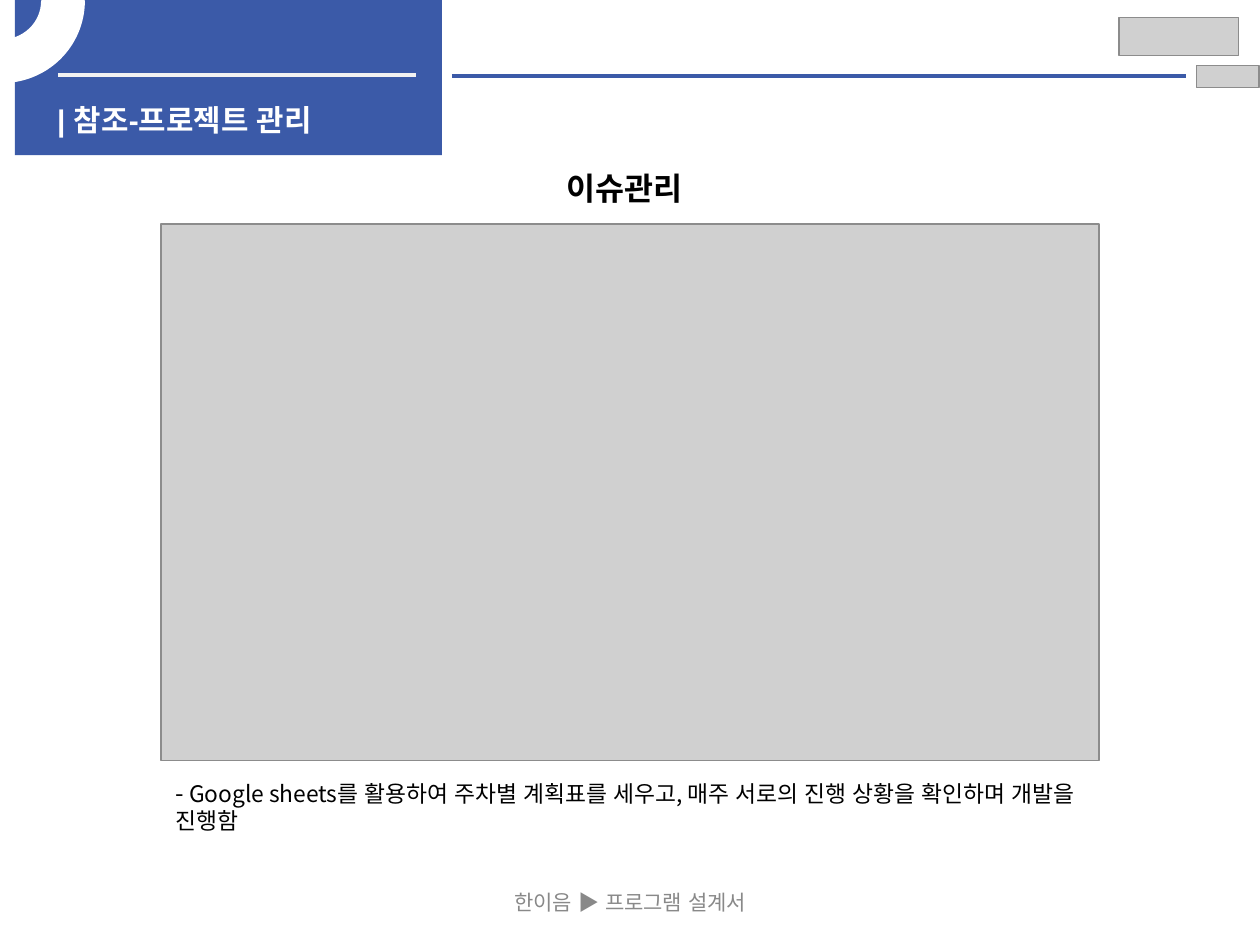
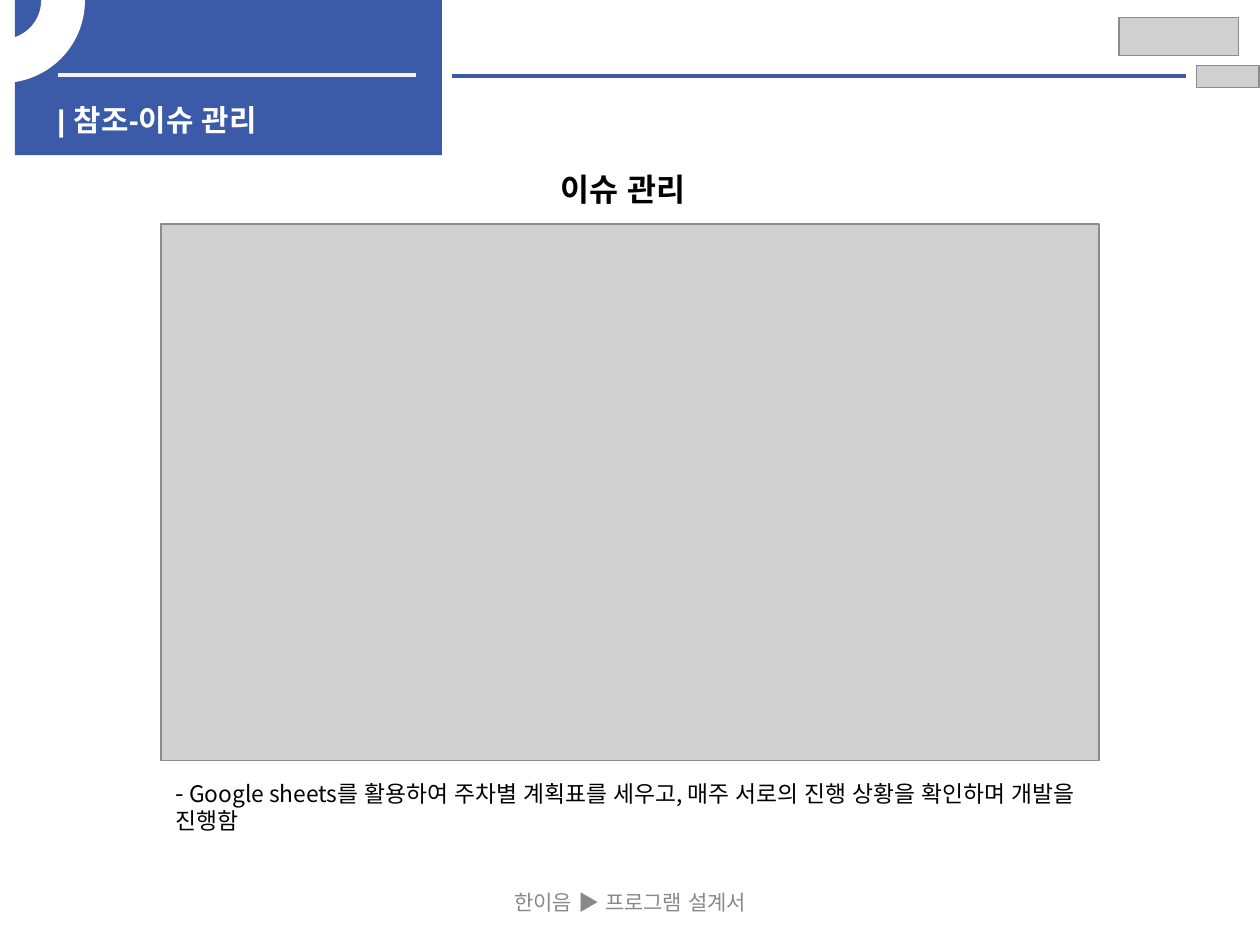
Before and after one commit to HwangYooHyun1/2023_Hanium_prj, a slide deck: slide 25 of 02_문서/02_중간보고서/2023_SW개발_HW제작설계서_일반_최종본.pptx. Drawn at 1260x945 pixels with LibreOffice and Linux fonts; fonts in the diff are those of the drawing; grey boxes stand for pictures. Boxes give left, top, right and bottom in pixels: in the first picture for what was removed or moved away, otherwise in the second. Text is boxed around its words. In the diff, an @@ line names an element or a change of style, - is before the commit and + after.

```diff
--- a/02_문서/02_중간보고서/2023_SW개발_HW제작설계서_일반_최종본.pptx
+++ b/02_문서/02_중간보고서/2023_SW개발_HW제작설계서_일반_최종본.pptx
@@ text at <box>74,106,257,134</box>: text changed @@
-| 참조-프로젝트 관리
+| 참조-이슈 관리
@@ text at <box>560,174,685,204</box>: spaces changed @@
-이슈관리
+이슈 관리
```
Also in this commit, not shown: 1 other slide changed.
